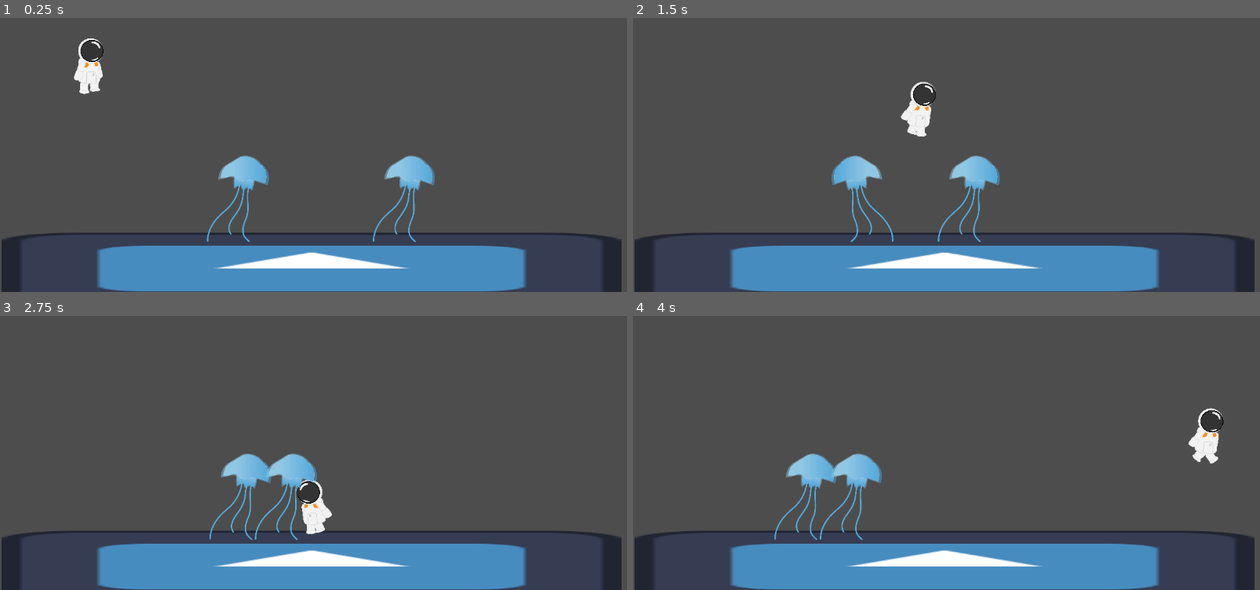
Above: before the commit, frames 1-4 (two rows, left to right).
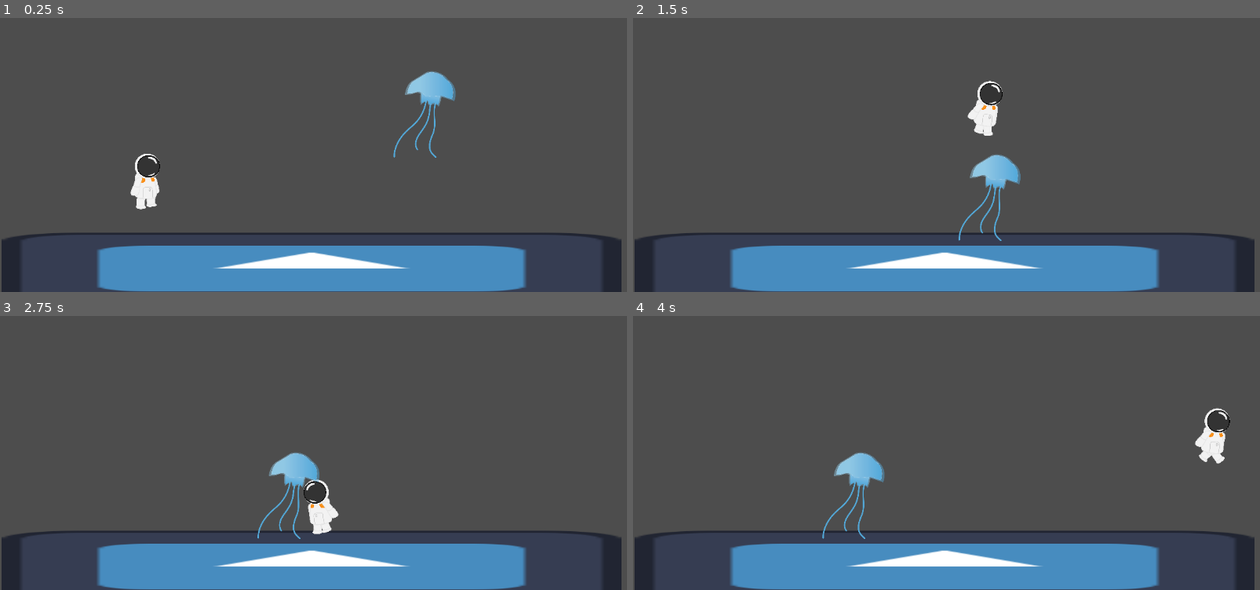
Above: after the commit, the same moments.

Repository: Ruiqiu7/DayDream-Sydney-Hackathon
Game: Godot game, scene res://trial_of_player.tscn
Same seed, same stepped clock (60 frames per second), same inputs: the game is played once before the commit and once after it. The project has no main scene, so this scene is started directly. The engine's default icon, where the game draws it, is replaced by a stand-in: a white triangle on a blue panel in a dark square.
Inputs:
- Up to frame 1 (0.25 s): no input
- Up to frame 2 (1.5 s): hold D (right) from 0.53 s (still down); tap W (jump) at 0.77 s
- Up to frame 3 (2.75 s): tap W (jump) at 1.52 s; release D (right) at 2.03 s; hold A (left) from 2.03 s (still down)
- Up to frame 4 (4 s): release A (left) at 2.78 s; hold D (right) from 2.78 s (still down); tap W (jump) at 3.02, 3.77 s

The runs differ from the first frame. In frame 1, 3.9% of the frame differs, in the area x 11-73%, y 7-82%; in frame 2, 3.6%; in frame 3, 1.9%; in frame 4, 2.0%.

Commit message:
Testing enemies

Diff:
--- a/Global.gd
+++ b/Global.gd
@@ -1,4 +1,5 @@
 extends Node
+
 var coins: int = 0
 var new_level = "res://level_1.tscn"
 var coins_required=3
--- a/enemy.gd
+++ b/enemy.gd
@@ -1,19 +1,26 @@
 extends CharacterBody2D
 
 var direction: int = -1
+var speed: int = 100
 
 func _ready():
 	if direction == 1:
 		$AnimatedSprite2D.flip_h = true
+	$floor_checker.position.x = $CollisionShape2D.shape.size.x * direction
+
+func _physics_process(_delta: float) -> void:
+	if is_on_wall() or not $floor_checker.is_colliding() and is_on_floor(): # Detects if the enemy has hit a wall or
+		direction = direction * -1
+		$AnimatedSprite2D.flip_h = not $AnimatedSprite2D.flip_h
+		$floor_checker.position.x = $CollisionShape2D.shape.size.x * direction
+	velocity.y += 20
+
+	velocity.x = speed * direction
+
+	move_and_slide()
 
 
-func _physics_process(_delta: float) -> void:
-	if is_on_wall():
-		direction = direction * -1
-		$AnimatedSprite2D.flip_h = not $AnimatedSprite2D.flip_h
 
-	velocity.y += 20
 
-	velocity.x = 100 * direction
-
-	move_and_slide()
+func _on_top_checker_body_entered(body: Node2D) -> void:
+	print("here")# Replace with function body.
--- a/enemy.tscn
+++ b/enemy.tscn
@@ -22,9 +22,11 @@
 "speed": 5.0
 }]
 
-[sub_resource type="CapsuleShape2D" id="CapsuleShape2D_e6d4v"]
-radius = 26.0
-height = 136.0
+[sub_resource type="RectangleShape2D" id="RectangleShape2D_e6d4v"]
+size = Vector2(66, 128)
+
+[sub_resource type="RectangleShape2D" id="RectangleShape2D_qp131"]
+size = Vector2(55, 17)
 
 [node name="Enemy" type="CharacterBody2D"]
 script = ExtResource("1_iifgy")
@@ -36,7 +38,16 @@
 animation = &"swim"
 
 [node name="CollisionShape2D" type="CollisionShape2D" parent="."]
-shape = SubResource("CapsuleShape2D_e6d4v")
+position = Vector2(0, 6)
+shape = SubResource("RectangleShape2D_e6d4v")
 
-[node name="RayCast2D" type="RayCast2D" parent="."]
+[node name="floor_checker" type="RayCast2D" parent="."]
 target_position = Vector2(0, 86)
+
+[node name="top_checker" type="Area2D" parent="."]
+
+[node name="CollisionShape2D" type="CollisionShape2D" parent="top_checker"]
+position = Vector2(0.5, -69.5)
+shape = SubResource("RectangleShape2D_qp131")
+
+[connection signal="body_entered" from="top_checker" to="." method="_on_top_checker_body_entered"]
--- a/hud.gd
+++ b/hud.gd
@@ -21,3 +21,7 @@
 
 func _on_fall_zone_body_entered(body: Node2D) -> void:
 	get_tree().change_scene_to_file(Global.current_level)
+
+
+func _on_coins_2_coin_collected() -> void:
+	pass # Replace with function body.
--- a/level_2.tscn
+++ b/level_2.tscn
@@ -1,9 +1,13 @@
-[gd_scene load_steps=6 format=4 uid="uid://yi7hnu53iss6"]
+[gd_scene load_steps=10 format=4 uid="uid://bpo53kvi13p1n"]
 
-[ext_resource type="Script" uid="uid://dxg0eiwapfauu" path="res://level_2.gd" id="1_1y8me"]
+[ext_resource type="Script" path="res://level_2.gd" id="1_1y8me"]
 [ext_resource type="TileSet" uid="uid://3qccfwe11px8" path="res://level_1_tilesets.tres" id="2_xdadj"]
+[ext_resource type="PackedScene" path="res://Coin.tscn" id="4_0s5r2"]
+[ext_resource type="PackedScene" path="res://Portal.tscn" id="5_7j8ne"]
+[ext_resource type="PackedScene" uid="uid://b5etc2g8tigns" path="res://Player.tscn" id="6_7dov7"]
+[ext_resource type="PackedScene" path="res://hud.tscn" id="7_7dov7"]
 [ext_resource type="Texture2D" uid="uid://d3ksgc2ektm7b" path="res://Assets/Background/Deeper-01.png" id="7_xbcdb"]
-[ext_resource type="Texture2D" uid="uid://b0sm3k5vct42i" path="res://Assets/Portal/Deeper portal-01.png" id="8_7dov7"]
+[ext_resource type="Script" uid="uid://bhv3nhylrfk8w" path="res://hud.gd" id="8_ehv2h"]
 
 [sub_resource type="RectangleShape2D" id="RectangleShape2D_7dov7"]
 size = Vector2(8167, 46)
@@ -30,11 +34,31 @@
 tile_map_data = PackedByteArray("AAAAACUAAAAAAAAAAAAAACYAAAAAAAEAAAAAACcAAAAAAAIAAAAAACgAAAAAAAMAAAABACUAAAABAAAAAAABAC …(77680 unchanged characters)…
 tile_set = ExtResource("2_xdadj")
 
-[node name="DeeperPortal01" type="Sprite2D" parent="."]
-position = Vector2(7940, 441)
-scale = Vector2(0.14445888, 0.14445888)
-texture = ExtResource("8_7dov7")
-
 [node name="CollisionShape2D" type="CollisionShape2D" parent="."]
 position = Vector2(4084, 728)
 shape = SubResource("RectangleShape2D_7dov7")
+
+[node name="Coins" parent="." instance=ExtResource("4_0s5r2")]
+position = Vector2(100, 516)
+
+[node name="Coins2" parent="." instance=ExtResource("4_0s5r2")]
+position = Vector2(273, 532)
+
+[node name="Coins3" parent="." instance=ExtResource("4_0s5r2")]
+position = Vector2(185, 529)
+
+[node name="Portal" parent="." instance=ExtResource("5_7j8ne")]
+position = Vector2(248, 394)
+
+[node name="Player" parent="." instance=ExtResource("6_7dov7")]
+position = Vector2(98, 368)
+
+[node name="Camera2D" type="Camera2D" parent="Player"]
+
+[node name="HUD" parent="." instance=ExtResource("7_7dov7")]
+script = ExtResource("8_ehv2h")
+
+[connection signal="coin_collected" from="Coins" to="HUD" method="_on_coins_coin_collected"]
+[connection signal="coin_collected" from="Coins2" to="HUD" method="_on_coins_coin_collected"]
+[connection signal="coin_collected" from="Coins3" to="HUD" method="_on_coins_coin_collected"]
+[connection signal="new_level" from="Portal" to="HUD" method="_on_portal_new_level"]
--- a/trial_of_player.tscn
+++ b/trial_of_player.tscn
@@ -22,10 +22,7 @@
 shape = SubResource("RectangleShape2D_kn76d")
 
 [node name="Player" parent="." instance=ExtResource("2_t0y04")]
-position = Vector2(163, 204)
+position = Vector2(267, 416)
 
 [node name="Enemy" parent="." instance=ExtResource("3_t0y04")]
-position = Vector2(463, 464)
-
-[node name="Enemy2" parent="." instance=ExtResource("3_t0y04")]
-position = Vector2(768, 458)
+position = Vector2(806, 281)
Not shown: 1 places in enemy.tscn that only renumber resources
Not shown: 1 places in trial_of_player.tscn that only renumber resources
